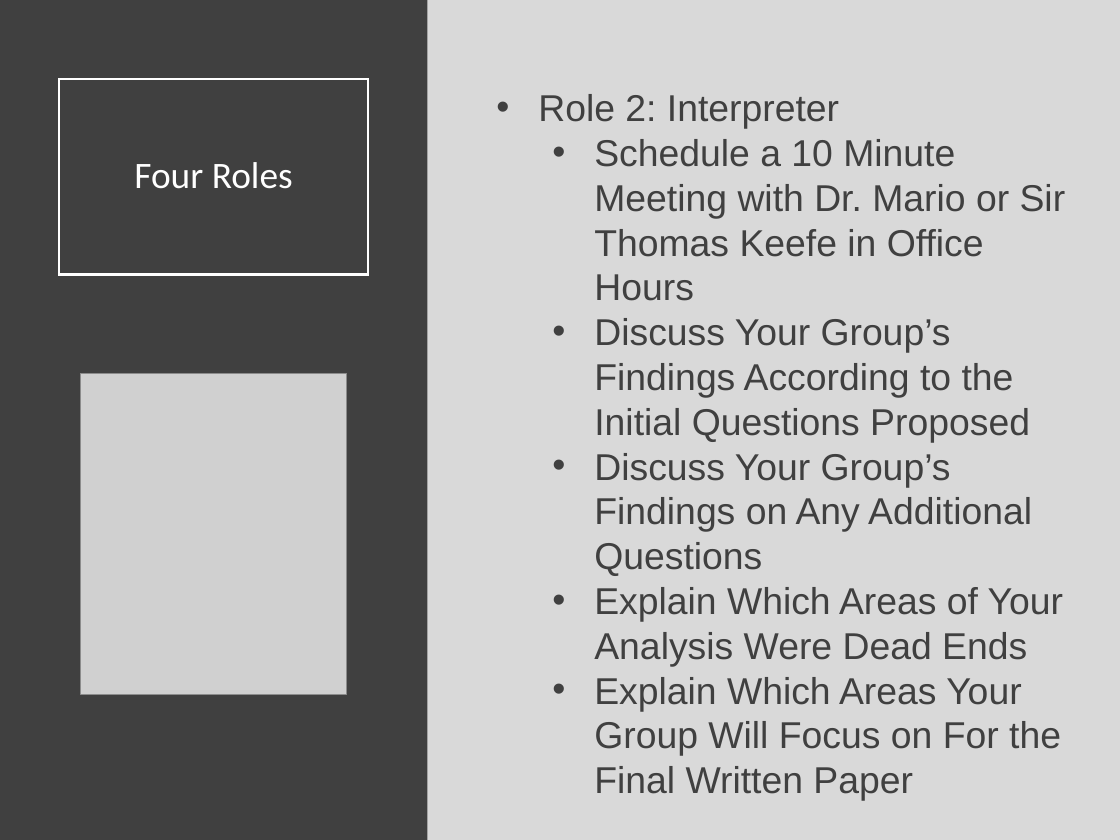
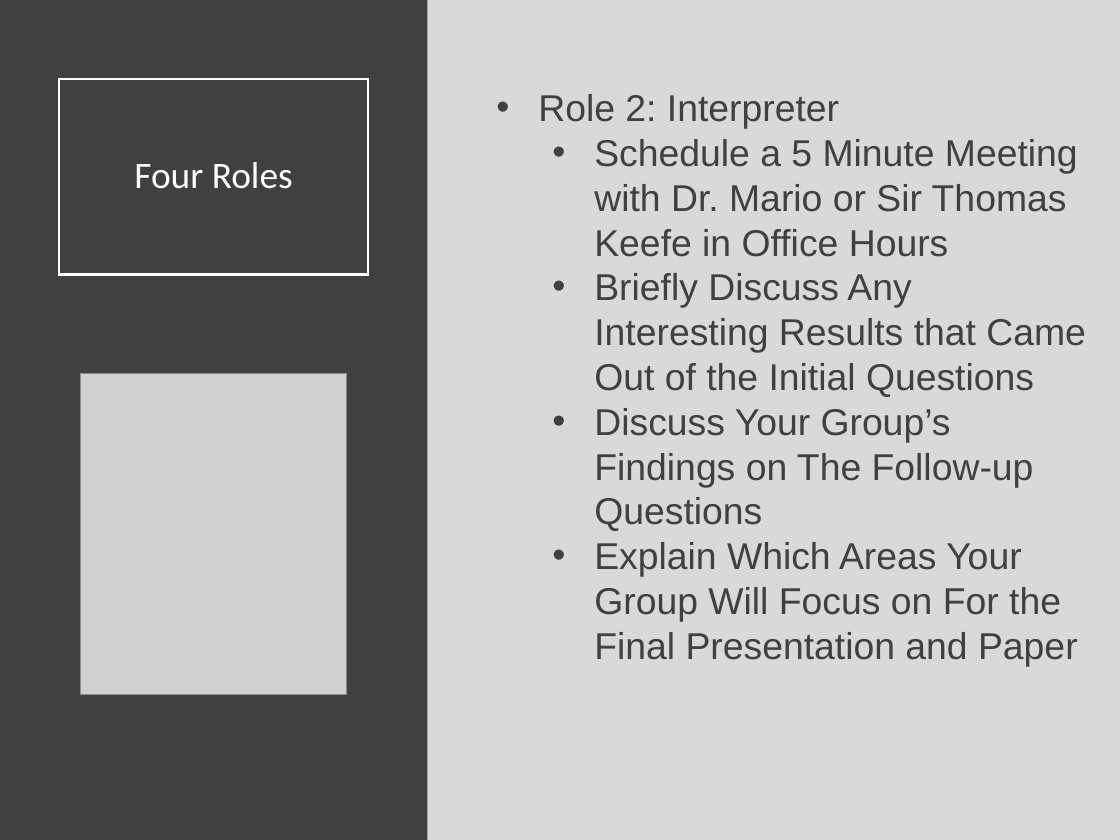
Before and after one commit to Yixf-Self/STOR320_WEBSITE, a slide deck: slide 6 of Lecture/Lecture 10/Lecture 10.pptx. Drawn at 1120x840 pixels with LibreOffice and Linux fonts; fonts in the diff are those of the drawing; grey boxes stand for pictures. Boxes give left, top, right and bottom in pixels: in the first picture for what was removed or moved away, otherwise in the second. Text is boxed around its words. In the diff, an @@ line names an element or a change of style, - is before the commit and + after.

```diff
--- a/Lecture/Lecture 10/Lecture 10.pptx
+++ b/Lecture/Lecture 10/Lecture 10.pptx
@@ text at box(594, 139, 1086, 666): text changed @@
-  • Schedule a 10 Minute Meeting with Dr. Mario or Sir Thomas Keefe in Office Hours
-  • Discuss Your Group’s Findings According to the Initial Questions Proposed
-  • Discuss Your Group’s Findings on Any Additional Questions
-  • Explain Which Areas of Your Analysis Were Dead Ends
-  • Explain Which Areas Your Group Will Focus on For the Final Written Paper
+  • Schedule a 5 Minute Meeting with Dr. Mario or Sir Thomas Keefe in Office Hours
+  • Briefly Discuss Any Interesting Results that Came Out of the Initial Questions
+  • Discuss Your Group’s Findings on The Follow-up Questions
+  • Explain Which Areas Your Group Will Focus on For the Final Presentation and Paper
```
Also in this commit, not shown: 6 other slides changed, 2 slides added, 2 slides removed, 9 other files.
